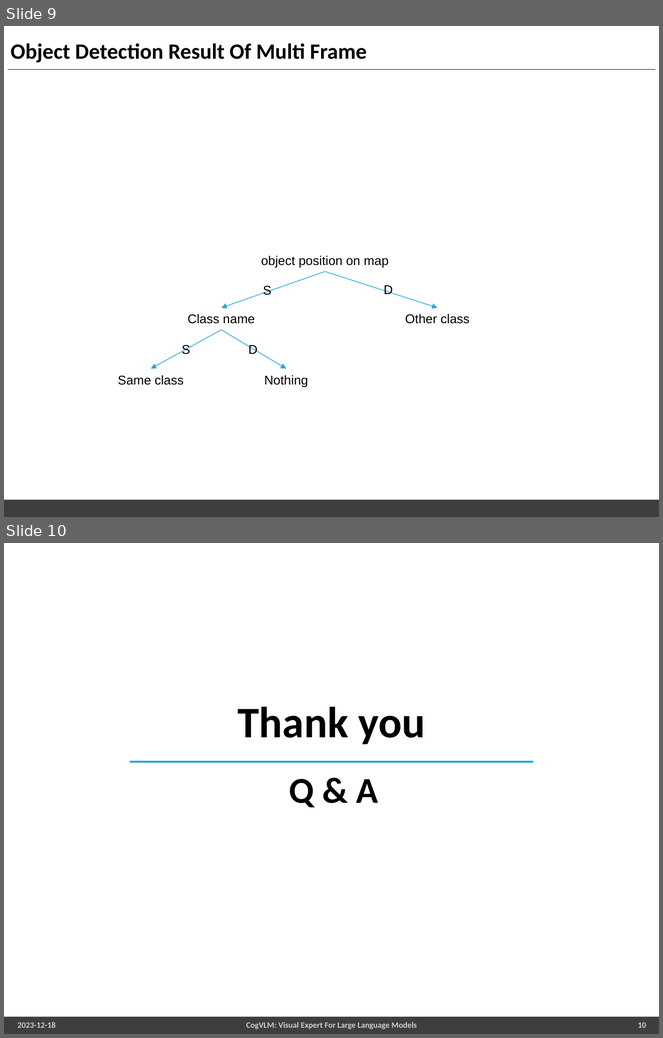
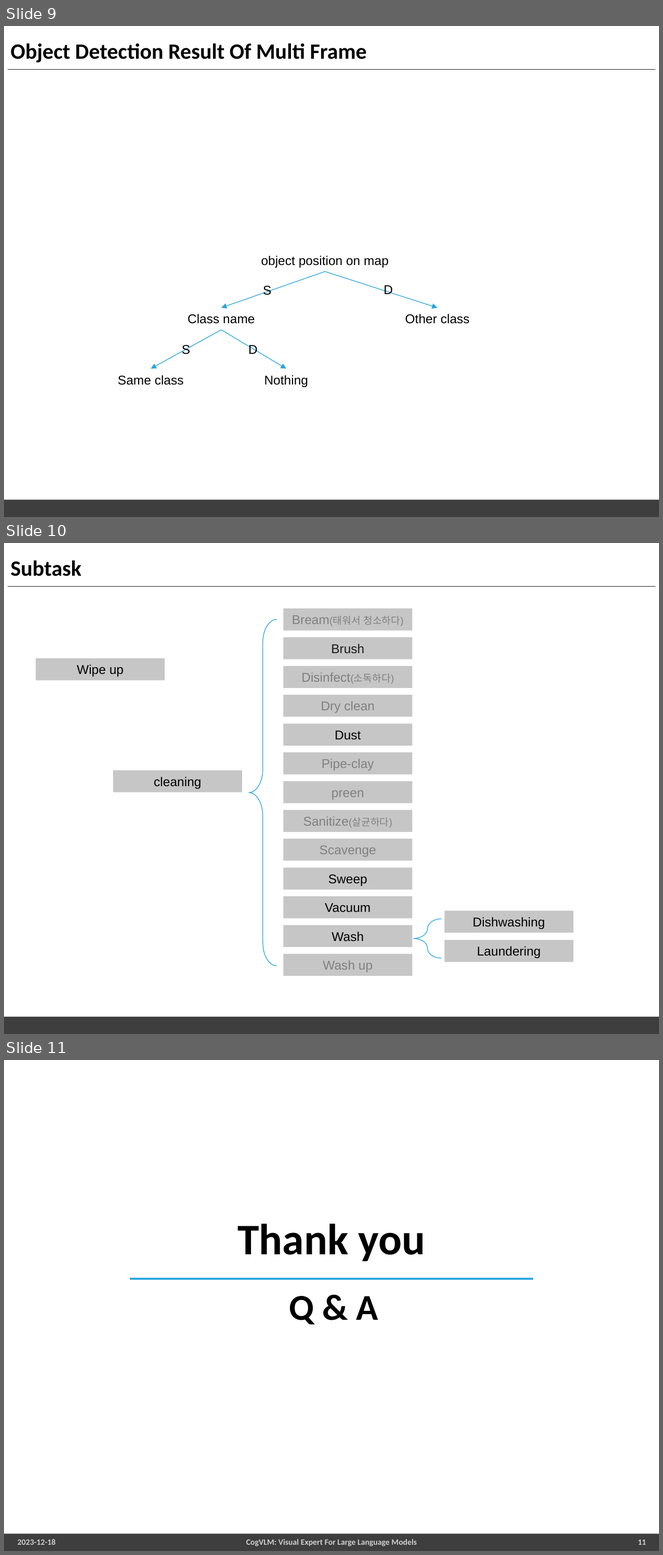
Before and after one commit to choibigo/uninstructed_robot, a slide deck: docs/ppt/여러 구조 정리.pptx. Shown one above the other, each under a label of ours: slides 9 and 10 before the commit, slides 9, 10 and 11 after it. The pictures are 663x1038 and 663x1555 pixels, drawn with LibreOffice and Linux fonts; fonts in the diff are those of the drawing; background and template pictures are left out. Boxes give left, top, right and bottom in pixels: in the first picture for what was removed or moved away, otherwise in the second. Text is boxed around its words. In the diff, an @@ line names an element or a change of style, - is before the commit and + after.

```diff
--- a/docs/ppt/여러 구조 정리.pptx
+++ b/docs/ppt/여러 구조 정리.pptx
@@ slide 10 added at (4,543,659,1034), background #FFFFFF; not listed: 2 template elements that a slide beside it also shows @@
@@ title added at (11,560,81,576), 24 pt, text #000000, bold @@
+Subtask
@@ left brace added at (249,619,277,966), outline #29A5DF 0.75 pt @@
@@ rectangle added at (284,609,413,631), fill #C6C6C6, 11 pt, text #808080 @@
+Bream(태워서 청소하다)
@@ rectangle added at (284,637,413,659), fill #C6C6C6, 14 pt, text #1A1A1A @@
+Brush
@@ rectangle added at (36,658,165,681), fill #C6C6C6, 14 pt, text #000000 @@
+Wipe up
@@ rectangle added at (284,666,413,689), fill #C6C6C6, 14 pt, text #808080 @@
+Disinfect(소독하다)
@@ rectangle added at (284,695,413,717), fill #C6C6C6, 14 pt, text #808080 @@
+Dry clean
@@ rectangle added at (284,724,413,746), fill #C6C6C6, 14 pt, text #000000 @@
+Dust
@@ rectangle added at (284,753,413,775), fill #C6C6C6, 14 pt, text #808080 @@
+Pipe-clay
@@ rectangle added at (113,770,243,793), fill #C6C6C6, 14 pt, text #000000 @@
+cleaning
@@ rectangle added at (284,782,413,804), fill #C6C6C6, 14 pt, text #808080 @@
+preen
@@ rectangle added at (284,810,413,833), fill #C6C6C6, 14 pt, text #808080 @@
+Sanitize(살균하다)
@@ rectangle added at (284,839,413,861), fill #C6C6C6, 14 pt, text #808080 @@
+Scavenge
@@ rectangle added at (284,868,413,890), fill #C6C6C6, 14 pt, text #000000 @@
+Sweep
@@ rectangle added at (284,897,413,919), fill #C6C6C6, 14 pt, text #000000 @@
+Vacuum
@@ rectangle added at (444,911,573,934), fill #C6C6C6, 14 pt, text #000000 @@
+Dishwashing
@@ rectangle added at (284,926,413,948), fill #C6C6C6, 14 pt, text #000000 @@
+Wash
@@ left brace added at (414,919,442,958), outline #29A5DF 0.75 pt @@
@@ rectangle added at (444,940,573,962), fill #C6C6C6, 14 pt, text #000000 @@
+Laundering
@@ rectangle added at (284,954,413,977), fill #C6C6C6, 14 pt, text #808080 @@
+Wash up
@@ what was slide 10 is now slide 11 @@
@@ page number at (638,1540,646,1545): text changed @@
-10
+11
```
Also in this commit, not shown: 1 slide changed.
